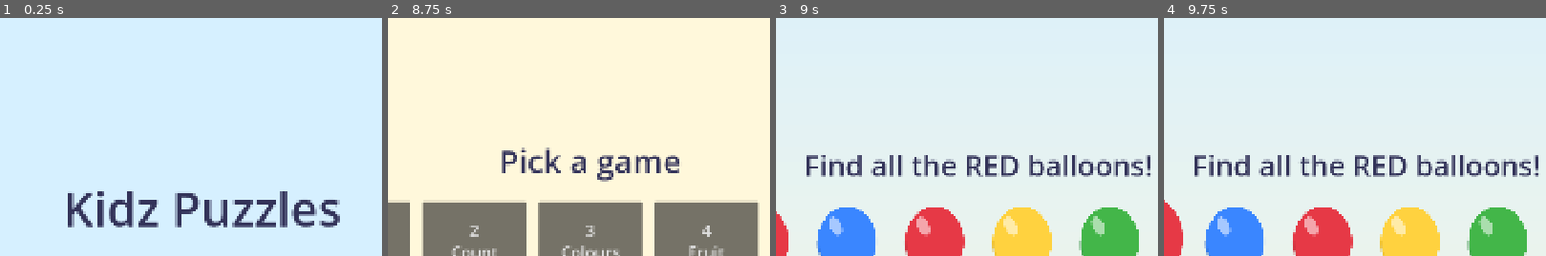
Above: before the commit, frames 1-4 (left to right).
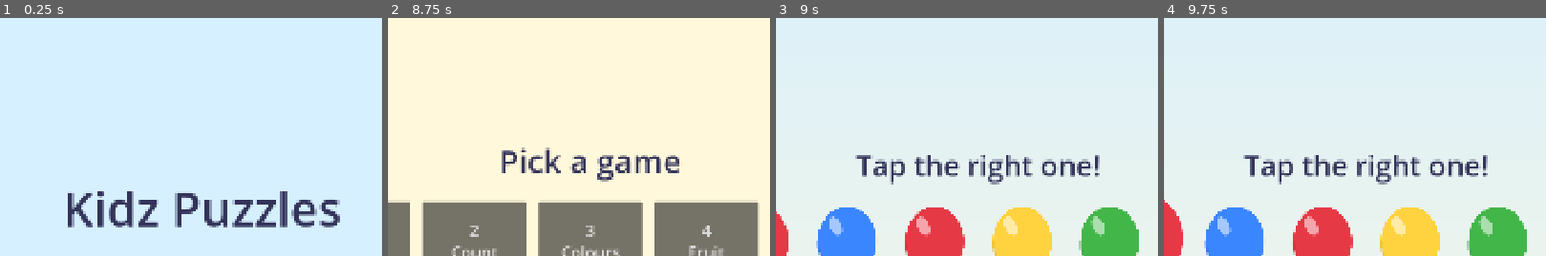
Above: after the commit, the same moments.

Repository: Joshua5689/kidzpuzzleapp
Game: Godot game, scene res://Scenes/UI/MainMenu.tscn
Same seed, same stepped clock (60 frames per second), same inputs: the game is played once before the commit and once after it.
Inputs (mouse positions are % of the whole screen's width and height, from its top left):
- Up to frame 1 (0.25 s): no input
- Up to frame 2 (8.75 s): click "Play ▶" at 0.5 s; click "1 Puzzle" at 1.25 s; click "◀" at 2 s; click "2 Count" at 2.75 s; click "3" at 3.5 s; click (41, 34) at 4.25 s; click "4" at 5 s; click "5" at 5.75 s; click (41, 34) at 6.5 s; click "2" at 7.25 s; click "◀" at 8 s
- Up to frame 3 (9 s): click "3 Colours" at 8.75 s
- Up to frame 4 (9.75 s): click (21, 50) at 9.5 s
The pictures show only the part of the screen within x 24-74%, y 0-50%; the shares and areas given below are measured in that part.

Frames 1-2 are identical in both runs. In frame 3, 4.7% of the frame differs, in the area x 8-98%, y 57-70%; in frame 4, 4.7%.

Commit message:
Add Android export preset and build instructions
- export_presets.cfg: Android debug APK (arm64 + armv7, landscape,
  immersive, no permissions), app id com.joshua5689.kidzpuzzle
- Enable ETC2/ASTC texture import, required for Android
- Ignore build/ output folder
- CLAUDE.md: toolchain locations and build/install commands

Co-Authored-By: Claude Opus 5.5 <noreply@anthropic.com>

Diff:
--- a/Scenes/Levels/Level03_FindColours.tscn
+++ b/Scenes/Levels/Level03_FindColours.tscn
@@ -1,52 +1,50 @@
-[gd_scene format=3]
+[gd_scene format=3 uid="uid://cpch4i64aowl7"]
 
 [ext_resource type="PackedScene" path="res://Scenes/Mechanics/TapMatch/TapMatchLevel.tscn" id="1_base"]
-[ext_resource type="Texture2D" path="res://Assets/Images/Colours/BlueBalloon.svg" id="tex_BlueBalloon"]
-[ext_resource type="Texture2D" path="res://Assets/Images/Colours/GreenBalloon.svg" id="tex_GreenBalloon"]
-[ext_resource type="Texture2D" path="res://Assets/Images/Colours/RedBalloon.svg" id="tex_RedBalloon"]
-[ext_resource type="Texture2D" path="res://Assets/Images/Colours/YellowBalloon.svg" id="tex_YellowBalloon"]
+[ext_resource type="Texture2D" uid="uid://c0jxyfkmk6ipp" path="res://Assets/Images/Colours/BlueBalloon.svg" id="tex_BlueBalloon"]
+[ext_resource type="Texture2D" uid="uid://i3krtv8svhs1" path="res://Assets/Images/Colours/GreenBalloon.svg" id="tex_GreenBalloon"]
+[ext_resource type="Texture2D" uid="uid://dnlnhkeltqh7h" path="res://Assets/Images/Colours/RedBalloon.svg" id="tex_RedBalloon"]
+[ext_resource type="Texture2D" uid="uid://dgwckxgta2pys" path="res://Assets/Images/Colours/YellowBalloon.svg" id="tex_YellowBalloon"]
 
-[node name="Level03_FindColours" instance=ExtResource("1_base")]
-level_number = 3
-prompt_text = "Find all the RED balloons!"
+[node name="Level03_FindColours" unique_id=329534861 instance=ExtResource("1_base")]
 correct_items = Array[NodePath]([NodePath("Layout/ItemsContainer/RedBalloon1"), NodePath("Layout/ItemsContainer/RedBalloon2"), NodePath("Layout/ItemsContainer/RedBalloon3")])
 
-[node name="RedBalloon1" type="TextureButton" parent="Layout/ItemsContainer"]
+[node name="RedBalloon1" type="TextureButton" parent="Layout/ItemsContainer" index="0" unique_id=1326427295]
 custom_minimum_size = Vector2(180, 270)
 layout_mode = 2
 texture_normal = ExtResource("tex_RedBalloon")
 ignore_texture_size = true
 stretch_mode = 5
 
-[node name="BlueBalloon" type="TextureButton" parent="Layout/ItemsContainer"]
+[node name="BlueBalloon" type="TextureButton" parent="Layout/ItemsContainer" index="1" unique_id=2060089715]
 custom_minimum_size = Vector2(180, 270)
 layout_mode = 2
 texture_normal = ExtResource("tex_BlueBalloon")
 ignore_texture_size = true
 stretch_mode = 5
 
-[node name="RedBalloon2" type="TextureButton" parent="Layout/ItemsContainer"]
+[node name="RedBalloon2" type="TextureButton" parent="Layout/ItemsContainer" index="2" unique_id=574416932]
 custom_minimum_size = Vector2(180, 270)
 layout_mode = 2
 texture_normal = ExtResource("tex_RedBalloon")
 ignore_texture_size = true
 stretch_mode = 5
 
-[node name="YellowBalloon" type="TextureButton" parent="Layout/ItemsContainer"]
+[node name="YellowBalloon" type="TextureButton" parent="Layout/ItemsContainer" index="3" unique_id=1851796087]
 custom_minimum_size = Vector2(180, 270)
 layout_mode = 2
 texture_normal = ExtResource("tex_YellowBalloon")
 ignore_texture_size = true
 stretch_mode = 5
 
-[node name="GreenBalloon" type="TextureButton" parent="Layout/ItemsContainer"]
+[node name="GreenBalloon" type="TextureButton" parent="Layout/ItemsContainer" index="4" unique_id=476482135]
 custom_minimum_size = Vector2(180, 270)
 layout_mode = 2
 texture_normal = ExtResource("tex_GreenBalloon")
 ignore_texture_size = true
 stretch_mode = 5
 
-[node name="RedBalloon3" type="TextureButton" parent="Layout/ItemsContainer"]
+[node name="RedBalloon3" type="TextureButton" parent="Layout/ItemsContainer" index="5" unique_id=424011875]
 custom_minimum_size = Vector2(180, 270)
 layout_mode = 2
 texture_normal = ExtResource("tex_RedBalloon")
--- /dev/null
+++ b/Scenes/tap_match_level.gd
@@ -0,0 +1,46 @@
+extends Control
+
+# Set this in the Inspector per level.
+# Must exactly match the name of the correct TextureButton node.
+# e.g. "Red" for the colours level, "Apple" for the fruit level.
+@export var correct_item: String = ""
+
+signal level_complete
+
+func _ready() -> void:
+	# Hook up every TextureButton inside ItemsContainer automatically,
+	# so you never have to wire signals by hand in the editor.
+	for child in $ItemsContainer.get_children():
+		if child is TextureButton:
+			child.pressed.connect(_on_item_pressed.bind(child.name))
+
+	$FeedbackLabel.visible = false
+	$NextButton.visible = false
+	$NextButton.pressed.connect(_on_next_pressed)
+
+
+func _on_item_pressed(item_name: String) -> void:
+	if item_name == correct_item:
+		_show_feedback("Great job! 🎉", true)
+	else:
+		_show_feedback("Try again!", false)
+
+
+func _show_feedback(text: String, correct: bool) -> void:
+	$FeedbackLabel.text = text
+	$FeedbackLabel.visible = true
+
+	if correct:
+		$NextButton.visible = true
+		if has_node("SuccessSound"):
+			$SuccessSound.play()
+	else:
+		if has_node("FailSound"):
+			$FailSound.play()
+		# Hide the "try again" message after a moment so the child can try another item.
+		await get_tree().create_timer(0.8).timeout
+		$FeedbackLabel.visible = false
+
+
+func _on_next_pressed() -> void:
+	level_complete.emit()
--- a/project.godot
+++ b/project.godot
@@ -35,5 +35,6 @@
 
 [rendering]
 
+textures/vram_compression/import_etc2_astc=true
 rendering_device/driver.windows="d3d12"
 renderer/rendering_method="mobile"
Not shown, added: Scenes/tap_match_level.gd.uid
Not shown, added: export_presets.cfg
Not shown, changed: .gitignore
Not shown, changed: CLAUDE.md
